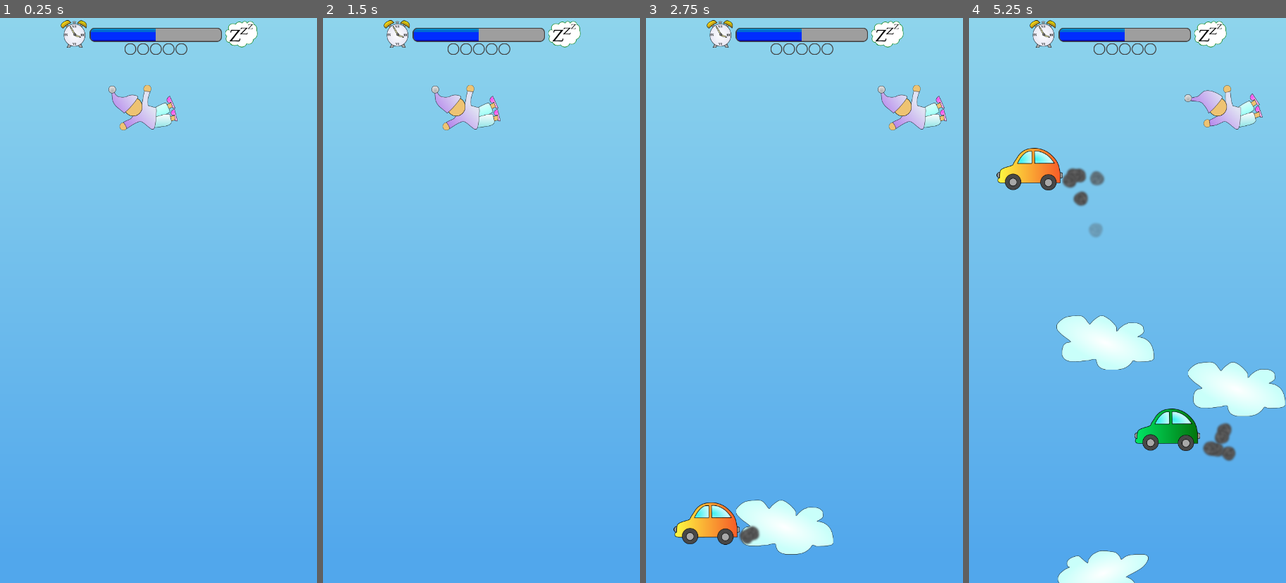
Above: before the commit, frames 1-4 (left to right).
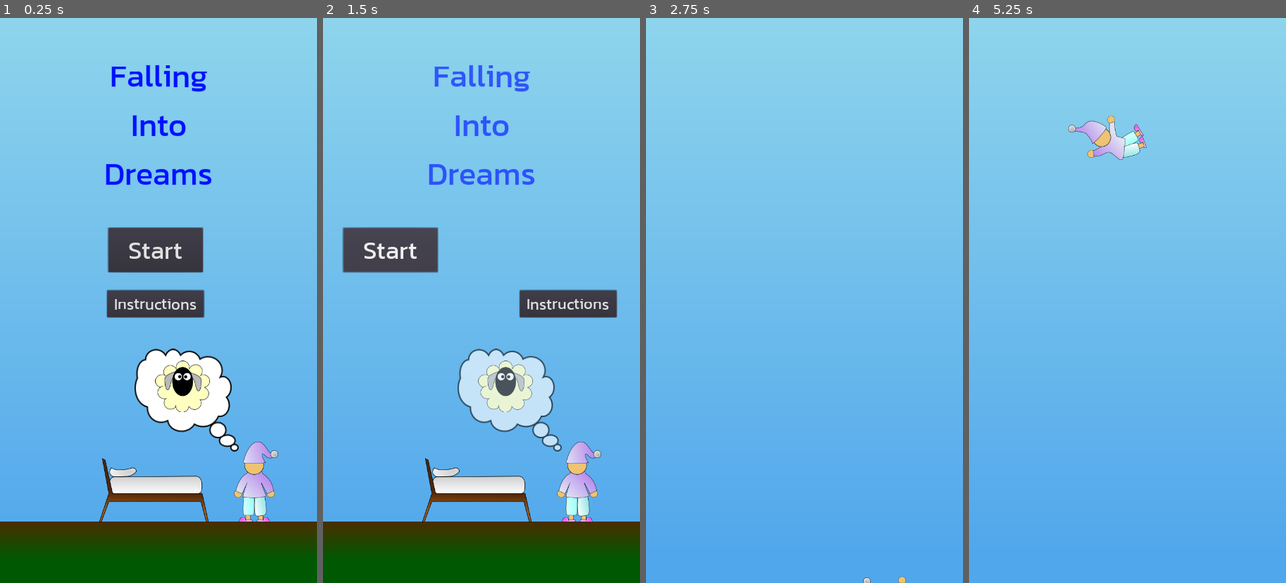
Above: after the commit, the same moments.

Repository: sorlok/LD48
Game: Godot game, scene res://Scenes/Title.tscn
Two runs of this game, one before a commit and one after it. Both use one fixed random seed, a clock stepped at 60 frames per second and the inputs below. Before the commit the project starts from res://Scenes/LevelCloud.tscn.
Inputs (mouse positions are in pixels of both pictures, inside the frame that each line leads up to):
- Up to frame 1 (0.25 s): no input
- Up to frame 2 (1.5 s): click (478, 306) at 0.5 s, where only the run after the commit has a clickable "Instructions"; click (478, 249) at 1.25 s, where only the run after the commit has a clickable "Start"
- Up to frame 3 (2.75 s): move the mouse to (874, 272) at 2.02 s; hold D (ui_right) from 2.03 s (still down); click (874, 272) at 2.17 s
- Up to frame 4 (5.25 s): move the mouse to (1035, 520) at 2.77 s; release D (ui_right) at 2.78 s; hold A (ui_left) 2.78-3.53 s; click (1035, 520) at 2.92 s; move the mouse to (1159, 176) at 3.52 s; hold D (ui_right) 3.53-5.03 s; move the mouse to (1111, 413) at 4.27 s; click (1111, 413) at 4.42 s; move the mouse to (1171, 470) at 5.02 s; hold A (ui_left) from 5.03 s (still down); click (1171, 470) at 5.17 s

The runs differ from the first frame. In frame 1, 25% of the frame differs, in the area x 0-100%, y 0-100%; in frame 2, 25%; in frame 3, 6.0%; in frame 4, 12%.

Commit message:
Basic title screen and intro animation

Diff:
--- a/Scenes/SkyBg.tscn
+++ b/Scenes/SkyBg.tscn
@@ -32,13 +32,15 @@
 texture = SubResource( 2 )
 
 [node name="Ocean" type="Sprite" parent="."]
+visible = false
 position = Vector2( 355.099, 857.032 )
 rotation = 1.5708
 scale = Vector2( 0.844902, 765.137 )
 texture = SubResource( 4 )
 
 [node name="Space" type="Sprite" parent="."]
+visible = false
 position = Vector2( 353.583, 857.032 )
 rotation = 1.5708
 scale = Vector2( 0.844902, 792.106 )
-texture = SubResource( 5 )
+texture = SubResource( 6 )
--- /dev/null
+++ b/Scenes/Title.tscn
@@ -0,0 +1,249 @@
+[gd_scene load_steps=17 format=2]
+
+[ext_resource path="res://Scenes/SkyBg.tscn" type="PackedScene" id=1]
+[ext_resource path="res://Scripts/Title.gd" type="Script" id=2]
+[ext_resource path="res://Images/Bed.png" type="Texture" id=3]
+[ext_resource path="res://Images/Person_Stand.png" type="Texture" id=4]
+[ext_resource path="res://Images/Sheep3.png" type="Texture" id=5]
+[ext_resource path="res://Images/Thoughts.png" type="Texture" id=6]
+[ext_resource path="res://Fonts/Kanit-Regular.ttf" type="DynamicFontData" id=7]
+[ext_resource path="res://Images/Person_Fall_1.png" type="Texture" id=8]
+[ext_resource path="res://Images/Person_Fall_2.png" type="Texture" id=9]
+
+[sub_resource type="Gradient" id=1]
+offsets = PoolRealArray( 0, 0.145695 )
+colors = PoolColorArray( 0.290196, 0.188235, 0, 1, 0, 0.352941, 0.0156863, 1 )
+
+[sub_resource type="GradientTexture" id=2]
+gradient = SubResource( 1 )
+
+[sub_resource type="DynamicFont" id=3]
+size = 72
+outline_size = 1
+outline_color = Color( 0.384314, 0.666667, 1, 1 )
+font_data = ExtResource( 7 )
+
+[sub_resource type="DynamicFont" id=4]
+size = 56
+font_data = ExtResource( 7 )
+
+[sub_resource type="DynamicFont" id=5]
+size = 36
+font_data = ExtResource( 7 )
+
+[sub_resource type="SpriteFrames" id=6]
+animations = [ {
+"frames": [ ExtResource( 8 ), ExtResource( 9 ) ],
+"loop": true,
+"name": "default",
+"speed": 5.0
+} ]
+
+[sub_resource type="Animation" id=7]
+length = 4.0
+tracks/0/type = "value"
+tracks/0/path = NodePath("Title:modulate")
+tracks/0/interp = 1
+tracks/0/loop_wrap = true
+tracks/0/imported = false
+tracks/0/enabled = true
+tracks/0/keys = {
+"times": PoolRealArray( 0, 0.5 ),
+"transitions": PoolRealArray( 1, 1 ),
+"update": 0,
+"values": [ Color( 1, 1, 1, 1 ), Color( 1, 1, 1, 0 ) ]
+}
+tracks/1/type = "value"
+tracks/1/path = NodePath("Button:rect_position")
+tracks/1/interp = 1
+tracks/1/loop_wrap = true
+tracks/1/imported = false
+tracks/1/enabled = true
+tracks/1/keys = {
+"times": PoolRealArray( 0, 0.5 ),
+"transitions": PoolRealArray( 1, 1 ),
+"update": 0,
+"values": [ Vector2( 246.145, 475.222 ), Vector2( -300, 475.222 ) ]
+}
+tracks/2/type = "value"
+tracks/2/path = NodePath("Instructions:rect_position")
+tracks/2/interp = 1
+tracks/2/loop_wrap = true
+tracks/2/imported = false
+tracks/2/enabled = true
+tracks/2/keys = {
+"times": PoolRealArray( 0, 0.5 ),
+"transitions": PoolRealArray( 1, 1 ),
+"update": 0,
+"values": [ Vector2( 243, 617.335 ), Vector2( 800, 617.335 ) ]
+}
+tracks/3/type = "value"
+tracks/3/path = NodePath("Think:modulate")
+tracks/3/interp = 1
+tracks/3/loop_wrap = true
+tracks/3/imported = false
+tracks/3/enabled = true
+tracks/3/keys = {
+"times": PoolRealArray( 0, 0.5 ),
+"transitions": PoolRealArray( 1, 1 ),
+"update": 0,
+"values": [ Color( 1, 1, 1, 1 ), Color( 1, 1, 1, 0 ) ]
+}
+tracks/4/type = "value"
+tracks/4/path = NodePath("Ground:position")
+tracks/4/interp = 1
+tracks/4/loop_wrap = true
+tracks/4/imported = false
+tracks/4/enabled = true
+tracks/4/keys = {
+"times": PoolRealArray( 0, 1, 1.5 ),
+"transitions": PoolRealArray( 1, 1, 1 ),
+"update": 0,
+"values": [ Vector2( 369.874, 1436.45 ), Vector2( 369.874, 1436.45 ), Vector2( 369.874, 2000 ) ]
+}
+tracks/5/type = "value"
+tracks/5/path = NodePath("Bed:position")
+tracks/5/interp = 1
+tracks/5/loop_wrap = true
+tracks/5/imported = false
+tracks/5/enabled = true
+tracks/5/keys = {
+"times": PoolRealArray( 0, 1, 1.5 ),
+"transitions": PoolRealArray( 1, 1, 1 ),
+"update": 0,
+"values": [ Vector2( 349.525, 1069.91 ), Vector2( 349.525, 1069.91 ), Vector2( 349.525, 1633.46 ) ]
+}
+tracks/6/type = "value"
+tracks/6/path = NodePath("Person:visible")
+tracks/6/interp = 1
+tracks/6/loop_wrap = true
+tracks/6/imported = false
+tracks/6/enabled = true
+tracks/6/keys = {
+"times": PoolRealArray( 0.1, 1.1 ),
+"transitions": PoolRealArray( 1, 1 ),
+"update": 1,
+"values": [ true, false ]
+}
+tracks/7/type = "value"
+tracks/7/path = NodePath("Person2:position")
+tracks/7/interp = 1
+tracks/7/loop_wrap = true
+tracks/7/imported = false
+tracks/7/enabled = true
+tracks/7/keys = {
+"times": PoolRealArray( 0.1, 0.8, 1.1, 1.7, 2.2, 4 ),
+"transitions": PoolRealArray( 1, 1, 1, 1, 1, 1 ),
+"update": 0,
+"values": [ Vector2( 347.446, 933.333 ), Vector2( 347.446, 791.667 ), Vector2( 567.307, 1087.89 ), Vector2( 567.307, 1500 ), Vector2( 319.446, 1500 ), Vector2( 319.446, 225 ) ]
+}
+tracks/8/type = "value"
+tracks/8/path = NodePath("Person2:visible")
+tracks/8/interp = 1
+tracks/8/loop_wrap = true
+tracks/8/imported = false
+tracks/8/enabled = true
+tracks/8/keys = {
+"times": PoolRealArray( 0.1, 1.1 ),
+"transitions": PoolRealArray( 1, 1 ),
+"update": 0,
+"values": [ false, true ]
+}
+tracks/9/type = "method"
+tracks/9/path = NodePath(".")
+tracks/9/interp = 1
+tracks/9/loop_wrap = true
+tracks/9/imported = false
+tracks/9/enabled = true
+tracks/9/keys = {
+"times": PoolRealArray( 4 ),
+"transitions": PoolRealArray( 1 ),
+"values": [ {
+"args": [  ],
+"method": "setup_done"
+} ]
+}
+
+[node name="Title" type="Node"]
+script = ExtResource( 2 )
+
+[node name="SkyBg" parent="." instance=ExtResource( 1 )]
+position = Vector2( 0, -4.45447 )
+
+[node name="Ground" type="Sprite" parent="."]
+position = Vector2( 369.874, 1436.45 )
+rotation = 1.5708
+scale = Vector2( 0.288318, 766.147 )
+texture = SubResource( 2 )
+
+[node name="Bed" type="Sprite" parent="."]
+position = Vector2( 349.525, 1069.91 )
+texture = ExtResource( 3 )
+
+[node name="Person" type="Sprite" parent="."]
+position = Vector2( 581.922, 1050.82 )
+scale = Vector2( -1, 1 )
+texture = ExtResource( 4 )
+
+[node name="Think" type="Sprite" parent="."]
+position = Vector2( 423.959, 865.67 )
+scale = Vector2( -1.5, 1.5 )
+texture = ExtResource( 6 )
+
+[node name="Sheep" type="Sprite" parent="Think"]
+position = Vector2( 6.16223, -20.4066 )
+rotation = 3.14159
+scale = Vector2( 0.666667, -0.666667 )
+texture = ExtResource( 5 )
+
+[node name="Title" type="Label" parent="."]
+anchor_left = 0.5
+anchor_top = 0.5
+anchor_right = 0.5
+anchor_bottom = 0.5
+margin_left = -123.0
+margin_top = -563.835
+margin_right = 123.0
+margin_bottom = -230.835
+custom_fonts/font = SubResource( 3 )
+custom_colors/font_color = Color( 0, 0.0627451, 1, 1 )
+text = "Falling
+Into
+Dreams"
+align = 1
+__meta__ = {
+"_edit_use_anchors_": false
+}
+
+[node name="Button" type="Button" parent="."]
+margin_left = 246.145
+margin_top = 475.222
+margin_right = 461.145
+margin_bottom = 576.222
+custom_fonts/font = SubResource( 4 )
+text = "Start"
+__meta__ = {
+"_edit_use_anchors_": false
+}
+
+[node name="Instructions" type="Button" parent="."]
+margin_left = 243.0
+margin_top = 617.335
+margin_right = 463.0
+margin_bottom = 678.335
+custom_fonts/font = SubResource( 5 )
+text = "Instructions"
+__meta__ = {
+"_edit_use_anchors_": false
+}
+
+[node name="Person2" type="AnimatedSprite" parent="."]
+visible = false
+position = Vector2( 347.446, 913.095 )
+frames = SubResource( 6 )
+playing = true
+
+[node name="AnimationPlayer" type="AnimationPlayer" parent="."]
+anims/new_game = SubResource( 7 )
+
+[connection signal="pressed" from="Button" to="." method="_on_Button_pressed"]
--- /dev/null
+++ b/Scripts/Title.gd
@@ -0,0 +1,14 @@
+extends Node
+
+
+func _ready():
+	$SkyBg.set_level()
+
+
+
+
+func _on_Button_pressed():
+	$AnimationPlayer.play("new_game")
+
+func setup_done():
+	get_tree().change_scene("res://Scenes/LevelCloud.tscn")
--- a/project.godot
+++ b/project.godot
@@ -10,8 +10,8 @@
 
 [application]
 
-config/name="LDJam"
-run/main_scene="res://Scenes/LevelCloud.tscn"
+config/name="LD48 - Falling Into Dreams"
+run/main_scene="res://Scenes/Title.tscn"
 config/icon="res://icon.png"
 
 [autoload]
Not shown: 1 places in Scenes/SkyBg.tscn that only renumber resources
